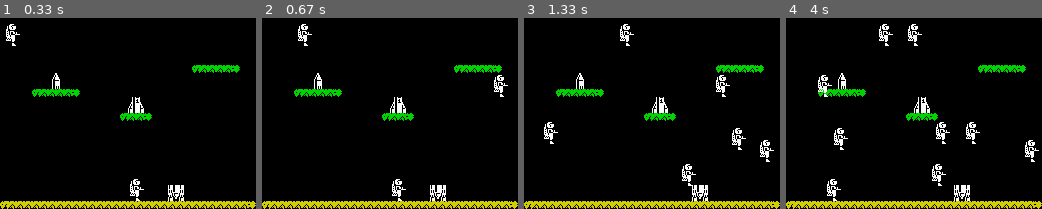
Above: before the commit, frames 1-4 (left to right).
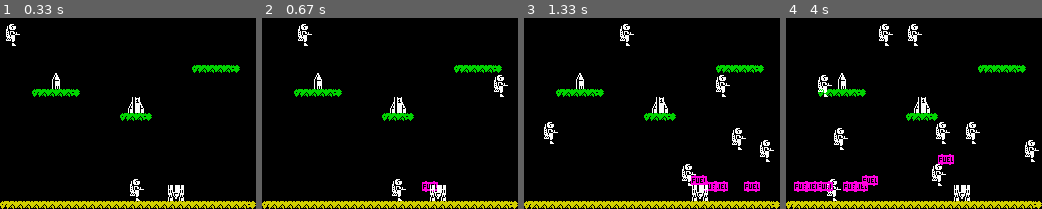
Above: after the commit, the same moments.

Repository: rodrigogapires/jetpac
Game: pygame game, started from jetpac.py
Two runs of this game, one before a commit and one after it. Both use one fixed random seed, a clock stepped at 60 frames per second and the inputs below.
Inputs:
- Up to frame 1 (0.33 s): no input
- Up to frame 2 (0.67 s): tap Space at 0.33 s
- Up to frame 3 (1.33 s): hold Right 0.67-1.13 s; tap Space at 0.73, 1.03, 1.23 s; hold Up from 1.17 s (still down)
- Up to frame 4 (4 s): release Up at 1.47 s; hold Right 1.5-1.97 s; tap Space at 1.57, 1.87, 2.07, 2.37, 2.63, 2.97, 3.27, 3.4, 3.8 s; hold Left 2-2.53 s; hold Down 2.57-2.87 s; hold Left 2.9-3.3 s; hold Up 3.33-3.7 s; hold Right from 3.73 s (still down)

Frame 1 is identical in both runs. In frame 2, 0.2% of the frame differs, in the area x 62-69%, y 85-92%; in frame 3, 0.8%; in frame 4, 1.4%, in the area x 3-66%, y 71-92%.

Commit message:
hit detection

Diff:
--- a/jetpac.py
+++ b/jetpac.py
@@ -51,7 +51,13 @@
             if event.key == K_ESCAPE:
                 running = False
             if event.key == K_SPACE:
-                player.gun()
+                if right_left == 0:
+                    bullet = RightBullet(player.x, player.y)
+                    all_sprites.add(bullet)
+                else:
+                    bullet = LeftBullet(player.x, player.y)
+                    all_sprites.add(bullet)
+
         elif event.type == ADDENEMY:
             if n < 8:
                 a = random.randint(0, 1)
@@ -77,12 +83,12 @@
         player.moveUp()
     if keys[K_DOWN]:
         player.moveDown()
-    if keys[K_SPACE]:
-        player.gun()
 
     player.gravity()
     all_sprites.update()
     player.collision()
+
+
 
     if rocket.stage < 3:
         rocket.get(player.x, player.y)
@@ -105,8 +111,13 @@
     else:
         rocket.nextLevel()
 
+    if player.lifes == -1:
+        running = False
+
+
     for i in all_sprites:
         screen.blit(i.sprite, (i.x, i.y))
+        player.hit(i.x, i.y)
     rocket.fuel(fuel.used)
     screen.blit(rocket.rocket1, (rocket.rocket1_x, rocket.rocket1_y))
     screen.blit(rocket.rocket2, (rocket.rocket2_x, rocket.rocket2_y))
@@ -114,5 +125,6 @@
     pygame.display.flip()
     clock.tick(30)
 
+
 pygame.quit()
 sys.exit()
--- a/player.py
+++ b/player.py
@@ -1,4 +1,5 @@
 import pygame
+
 
 
 class Player:
@@ -8,8 +9,11 @@
         self.x = x
         self.y = y
 
-    def gun(self):
-        pass
+    def hit(self, enemy_x, enemy_y):
+        if self.x - enemy_x < 16 and self.x - enemy_x > 0 and self.y - enemy_y < 11 and self.y - enemy_y > 0:
+            self.lifes -= 1
+            print(self.lifes)
+
 
     def gravity(self):
         self.y += 2
